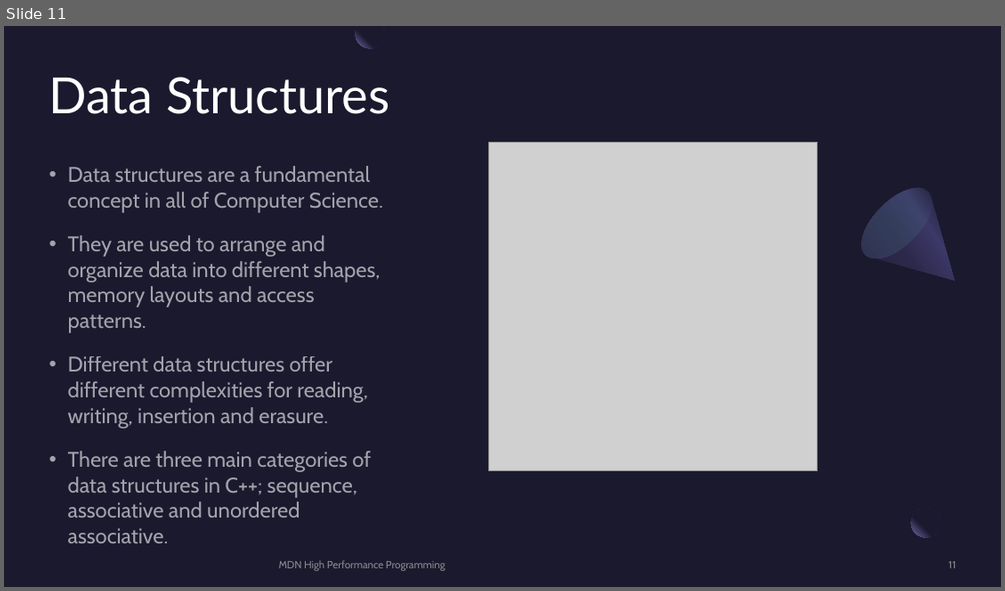
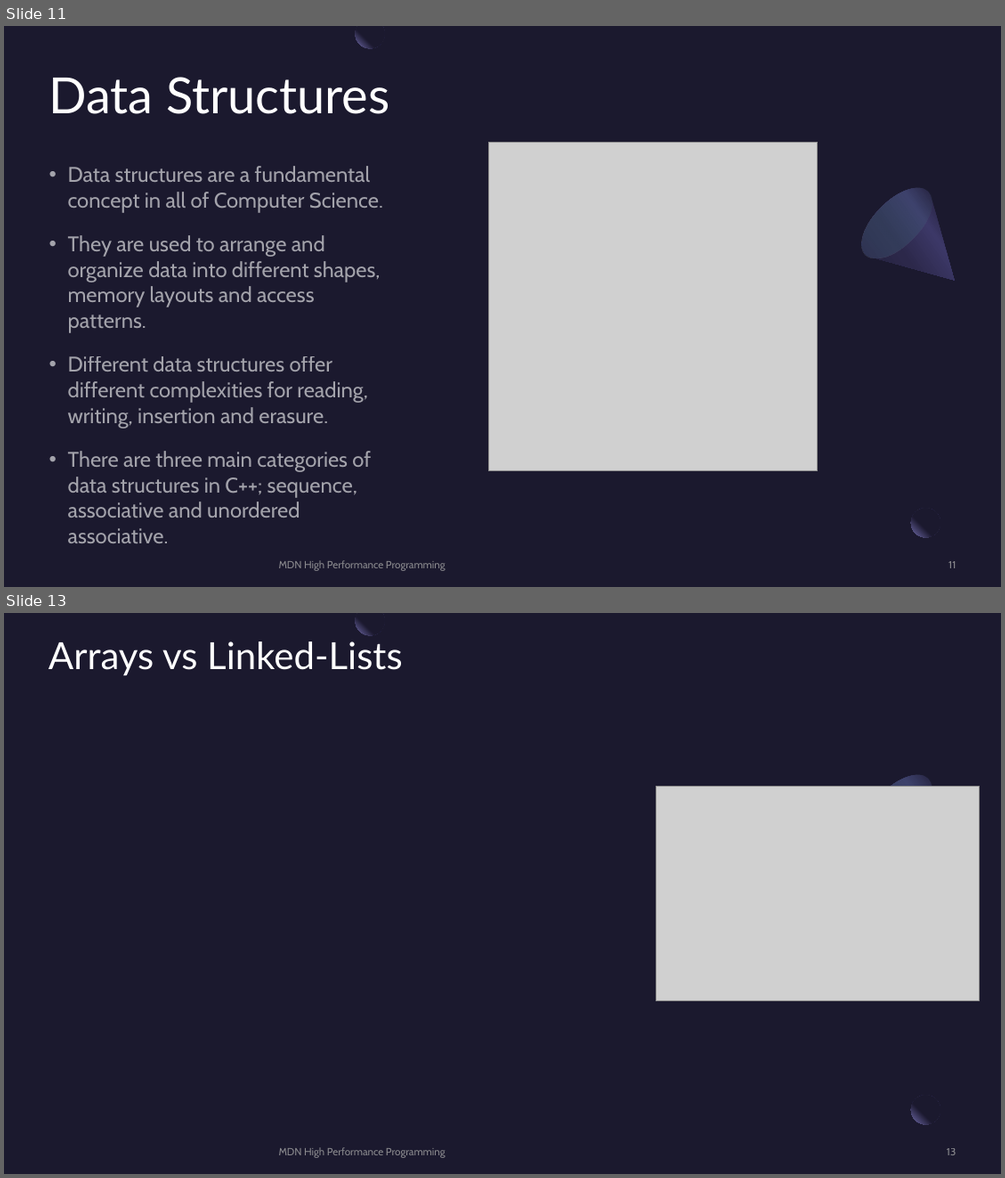
Before and after one commit to MonashDeepNeuron/HPP, a slide deck: content/part6/slides/hpp_part6.pptx. Shown one above the other, each under a label of ours: slide 11 before the commit, slides 11 and 13 after it; the slides between them are not shown. The pictures are 1005x591 and 1005x1178 pixels, drawn with LibreOffice and Linux fonts; fonts in the diff are those of the drawing; grey boxes stand for pictures. Boxes give left, top, right and bottom in pixels: in the first picture for what was removed or moved away, otherwise in the second. Text is boxed around its words. In the diff, an @@ line names an element or a change of style, - is before the commit and + after.

```diff
--- a/content/part6/slides/hpp_part6.pptx
+++ b/content/part6/slides/hpp_part6.pptx
@@ slide 13 added at (4, 613, 1001, 1174), background #1B192E; not listed: 2 template elements that a slide beside it also shows @@
@@ freeform shape added at (356, 613, 385, 635), fill gradient #1B192E to #7771B2 @@
@@ title added at (48, 641, 402, 676), 36 pt, text #FFFFFF @@
+Arrays vs Linked-Lists
@@ freeform shape added at (850, 763, 986, 899), fill gradient #2C284A to #3C3867 to #1B192E @@
@@ ellipse added at (850, 763, 944, 857), fill gradient #454075 to #5BEFC1 @@
@@ picture added at (656, 786, 979, 1000) @@
@@ text added at (279, 1147, 445, 1158), 10 pt, text #A6A6A6 at 80% opacity @@
+MDN High Performance Programming
@@ page number added at (947, 1148, 955, 1155), 10 pt, text #A6A6A6 at 80% opacity @@
+13
```
Also in this commit, not shown: 5 slides changed, 3 other slides added, 2 other files.
